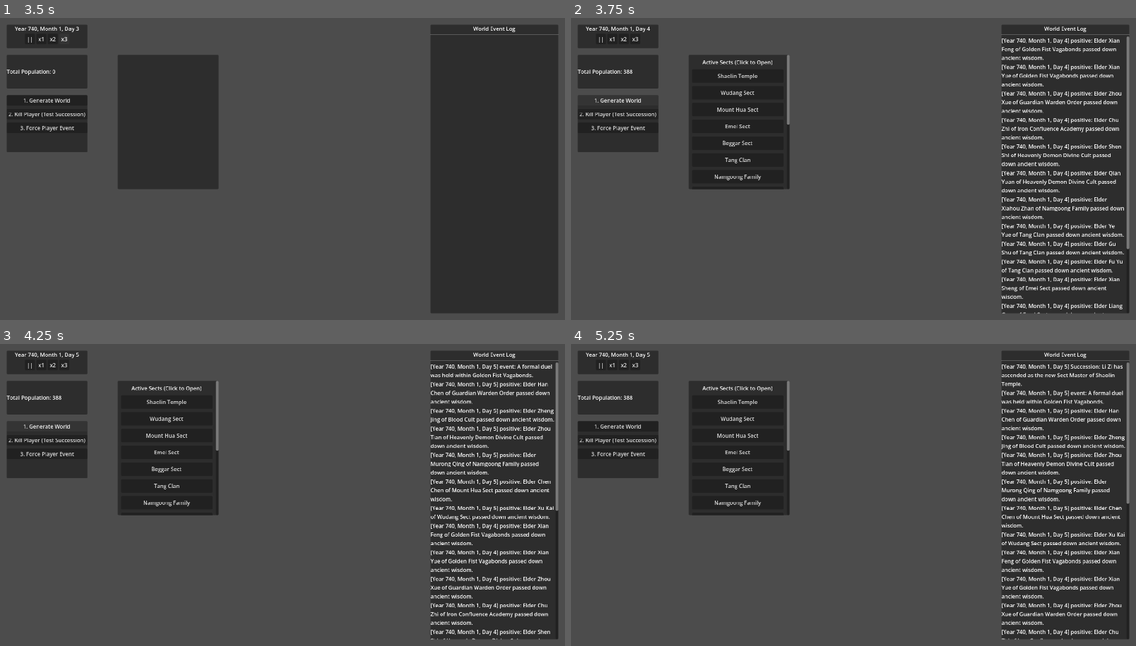
Above: before the commit, frames 1-4 (two rows, left to right).
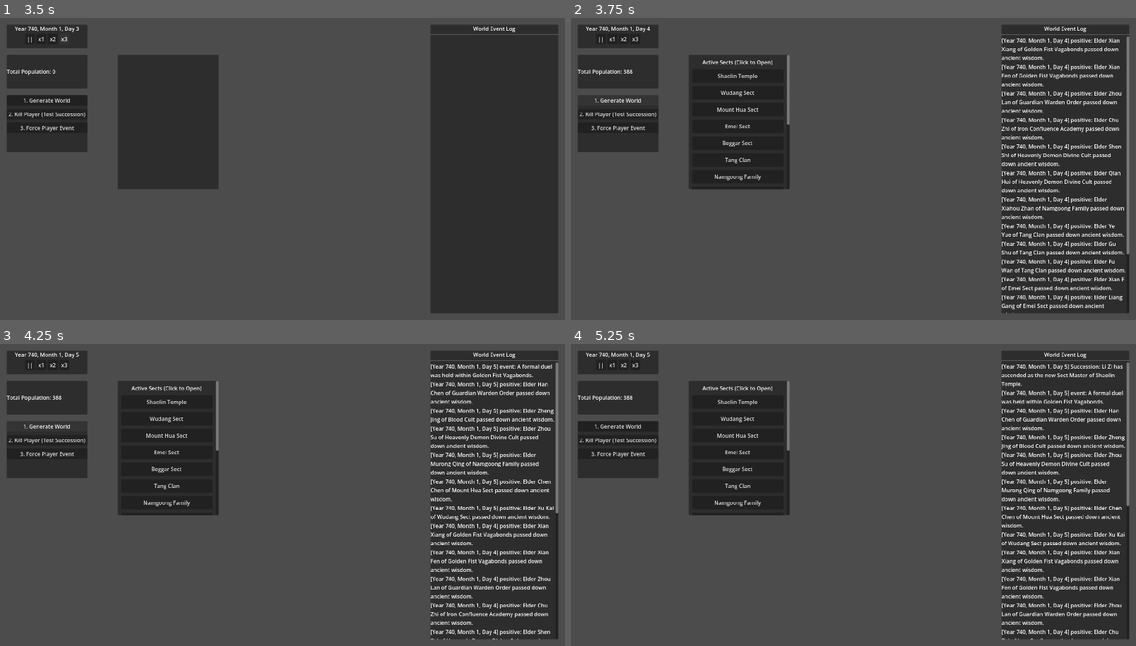
Above: after the commit, the same moments.

Repository: Chthonic-Studio/the_sect_master
Game: Godot game, scene res://Scenes/Debug/DEBUG_SimulationTestingGrounds.tscn
Two runs of this game, one before a commit and one after it. Both use one fixed random seed, a clock stepped at 60 frames per second and the inputs below. This scene is started directly instead of the project's main scene. The engine's default icon, where the game draws it, is replaced by a stand-in: a white triangle on a blue panel in a dark square.
Inputs:
- Up to frame 1 (3.5 s): click "||" at 0.5 s; click "x1" at 1.25 s; click "x2" at 2 s; click "x3" at 2.75 s
- Up to frame 2 (3.75 s): click "1. Generate World" at 3.5 s
- Up to frame 3 (4.25 s): no input
- Up to frame 4 (5.25 s): click "2. Kill Player (Test Successi…" at 4.25 s; click "Play as Heir" at 5 s

Frame 1 is identical in both runs. In frame 2, 1.5% of the frame differs, in the area x 76-99%, y 9-98%; in frame 3, 0.7%; in frame 4, 0.7%.

Commit message:
fix: address code review issues (gender names, alignment key lookup, rest interruption, save sort)
Agent-Logs-Url: https://github.com/Chthonic-Studio/the_sect_master/sessions/4a06461f-d08a-4bbf-b9aa-c103e7ec2438

Co-authored-by: TakaVII <11247146+TakaVII@users.noreply.github.com>

Diff:
--- a/Scripts/AI/character_brain.gd
+++ b/Scripts/AI/character_brain.gd
@@ -40,9 +40,9 @@
 	if loneliness >= 95.0 and current_action != null:
 		return true
 
-	# Hunger: if rest need is critically high
+	# High rest need: if the rest need is critically high, interrupt non-rest actions
 	var rest_need = character.needs.get("rest", 0.0)
-	if rest_need >= 95.0 and current_action != null:
+	if rest_need >= 95.0 and current_action != null and current_action.id != "action_rest":
 		return true
 
 	return false
--- a/Scripts/Globals/Managers/save_manager.gd
+++ b/Scripts/Globals/Managers/save_manager.gd
@@ -148,6 +148,12 @@
 		file_name = dir.get_next()
 	dir.list_dir_end()
 
-	# Sort by epoch_day descending (most recent first)
-	headers.sort_custom(func(a, b): return a.get("year", 0) > b.get("year", 0))
+	# Sort by date descending (most recent first): compare year, then month, then day
+	headers.sort_custom(func(a, b):
+		if a.get("year", 0) != b.get("year", 0):
+			return a.get("year", 0) > b.get("year", 0)
+		if a.get("month", 0) != b.get("month", 0):
+			return a.get("month", 0) > b.get("month", 0)
+		return a.get("day", 0) > b.get("day", 0)
+	)
 	return headers
--- a/Scripts/Globals/character_generator.gd
+++ b/Scripts/Globals/character_generator.gd
@@ -57,8 +57,12 @@
 
 	if _char.gender == Definitions.Gender.FEMALE:
 		_char.first_name = overrides.get("first_name", pools.get("female_given", []).pick_random())
+	elif _char.gender == Definitions.Gender.MALE:
+		_char.first_name = overrides.get("first_name", pools.get("male_given", []).pick_random())
 	else:
-		_char.first_name = overrides.get("first_name", pools.get("male_given", []).pick_random())
+		# NON_BINARY / NON_HUMAN: draw from whichever pool is non-empty, or combine both
+		var combined: Array = pools.get("male_given", []) + pools.get("female_given", [])
+		_char.first_name = overrides.get("first_name", combined.pick_random() if not combined.is_empty() else "Unknown")
 
 	_char.last_name = overrides.get("last_name", pools.get("surnames", []).pick_random())
 
--- a/Scripts/UI/setup_screen.gd
+++ b/Scripts/UI/setup_screen.gd
@@ -138,7 +138,9 @@
 # ---- TENET REPOPULATION ----
 func _repopulate_tenets(align_index: int) -> void:
 	%TenetDropdown.clear()
-	var selected_alignment_key = Definitions.SectAlignment.keys()[ALIGNMENT_ORDER[align_index]]
+	# ALIGNMENT_ORDER contains the enum value directly, so we look up the key by value
+	var alignment_value = ALIGNMENT_ORDER[align_index]
+	var selected_alignment_key = Definitions.SectAlignment.keys()[alignment_value]
 
 	for t_id in DataManager.tenets_registry:
 		var t_data = DataManager.tenets_registry[t_id]
